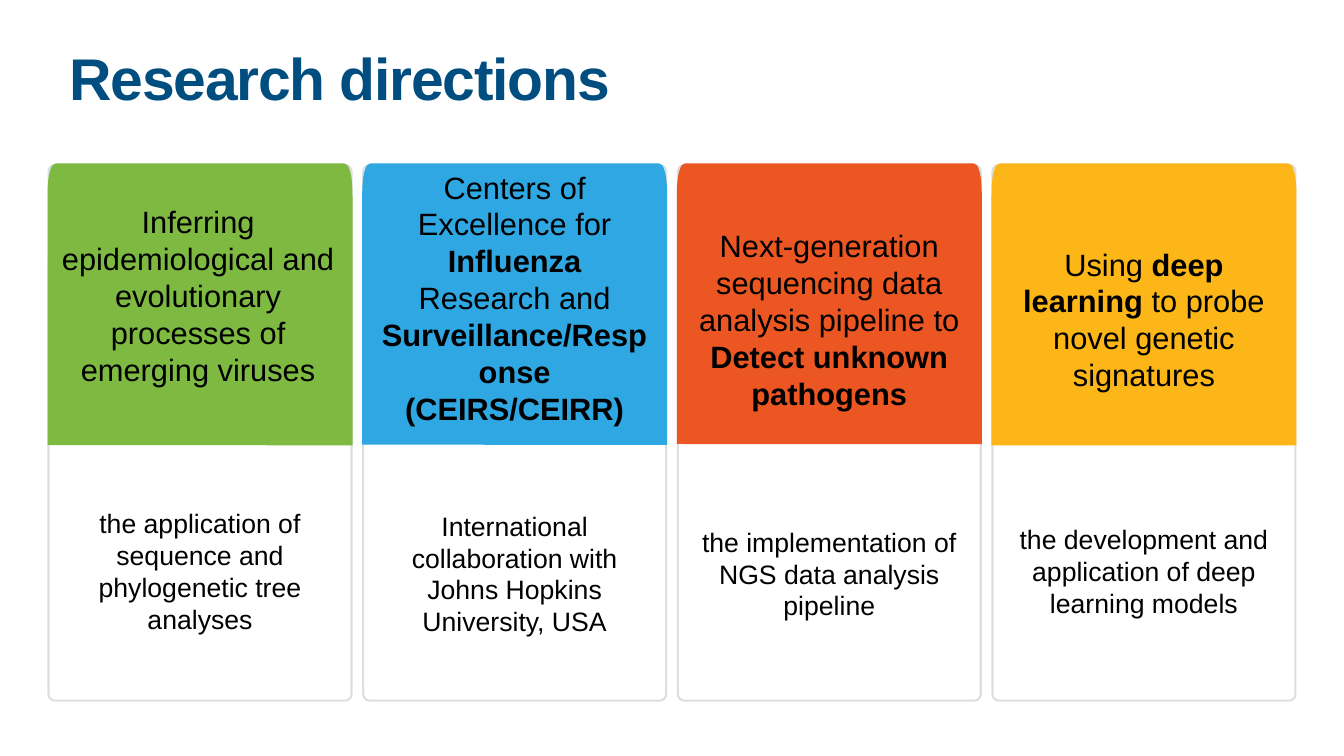
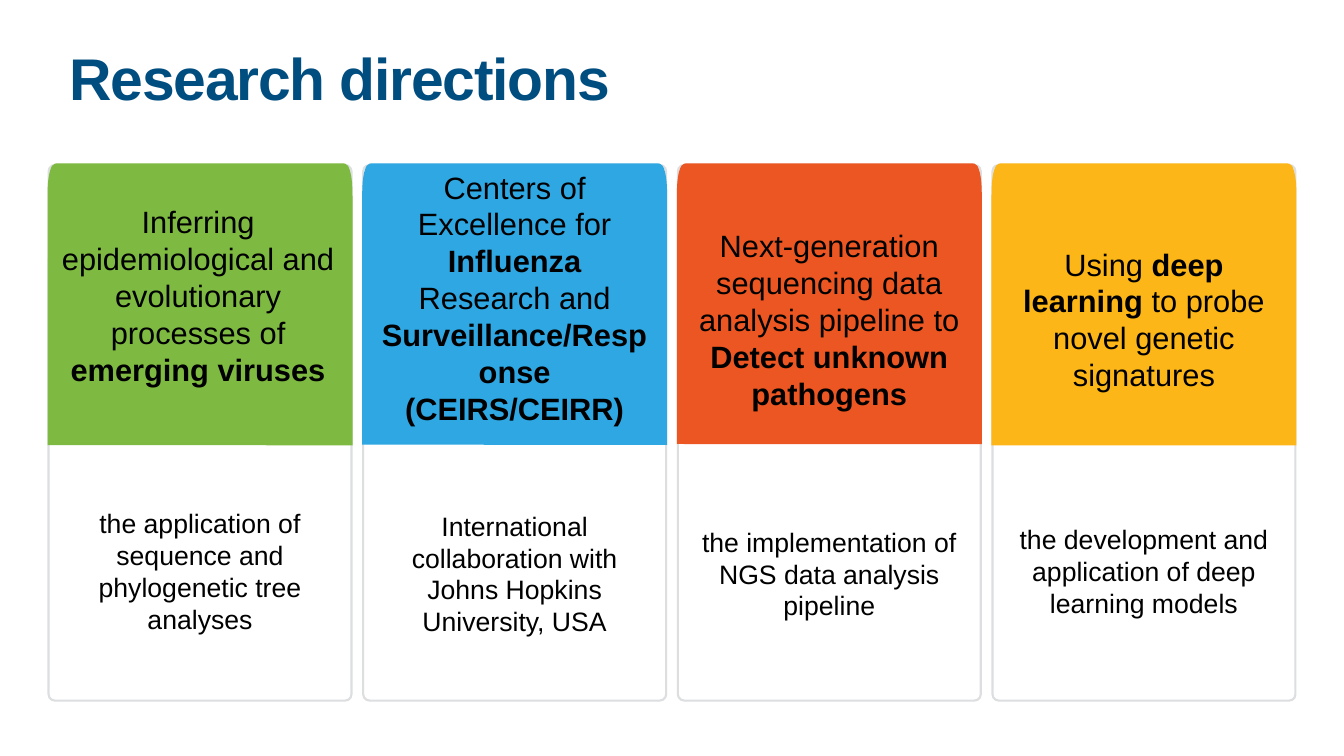
Before and after one commit to yngong/2024-UWARN-TW-Workshop, a slide deck: slide 3 of day1/20240425_Intro.pptx. Drawn at 1344x756 pixels with LibreOffice and Linux fonts; fonts in the diff are those of the drawing. Boxes give left, top, right and bottom in pixels: in the first picture for what was removed or moved away, otherwise in the second. Text is boxed around its words. In the diff, an @@ line names an element or a change of style, - is before the commit and + after.

```diff
--- a/day1/20240425_Intro.pptx
+++ b/day1/20240425_Intro.pptx
@@ text "Inferring epidemiological and evolutionary processes ..." at <box>62,210,334,386</box>: bold on in "emerging viruses" @@
```
Also in this commit, not shown: 3 other slides changed, 3 slides added, 1 other file.
